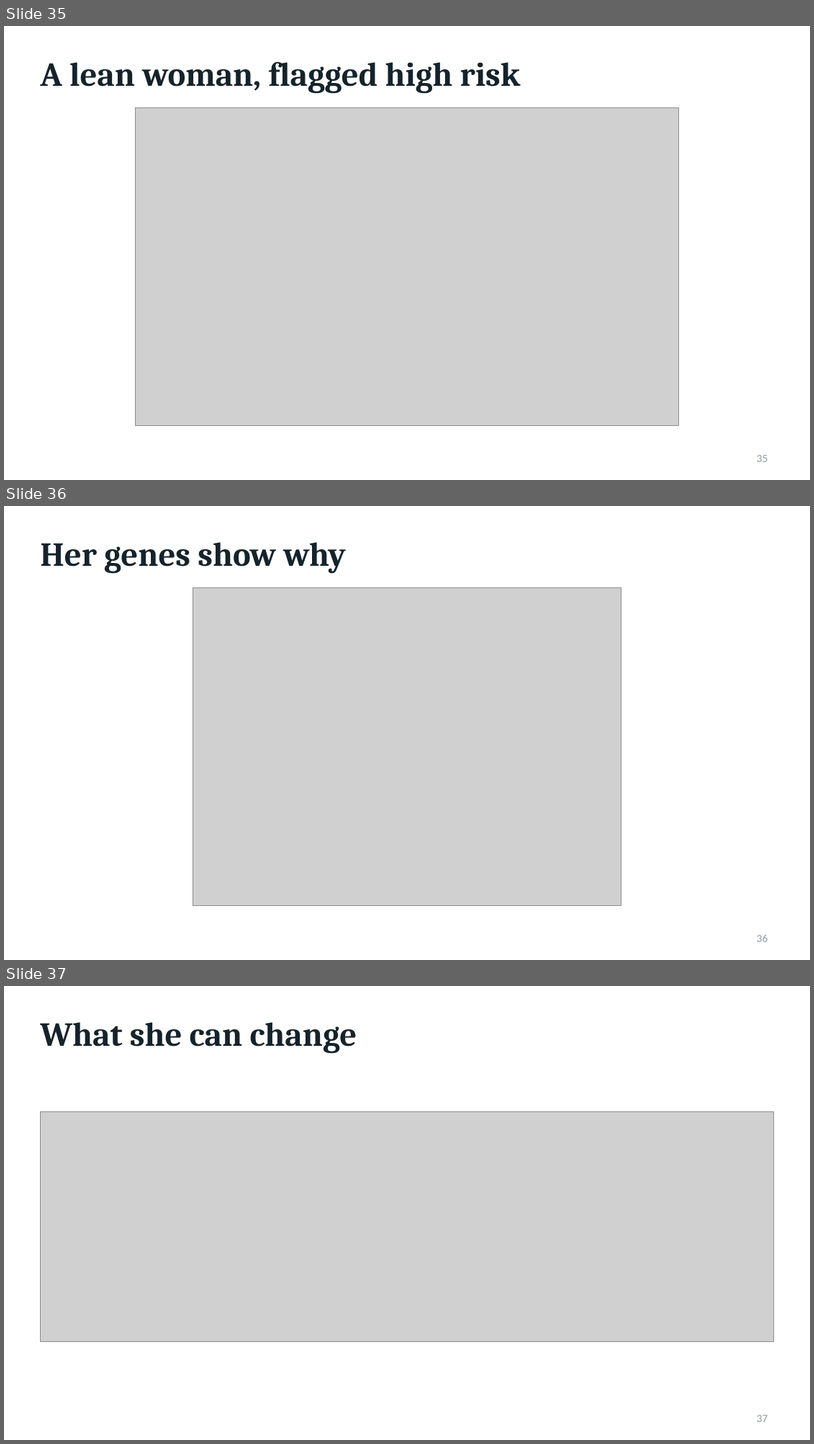
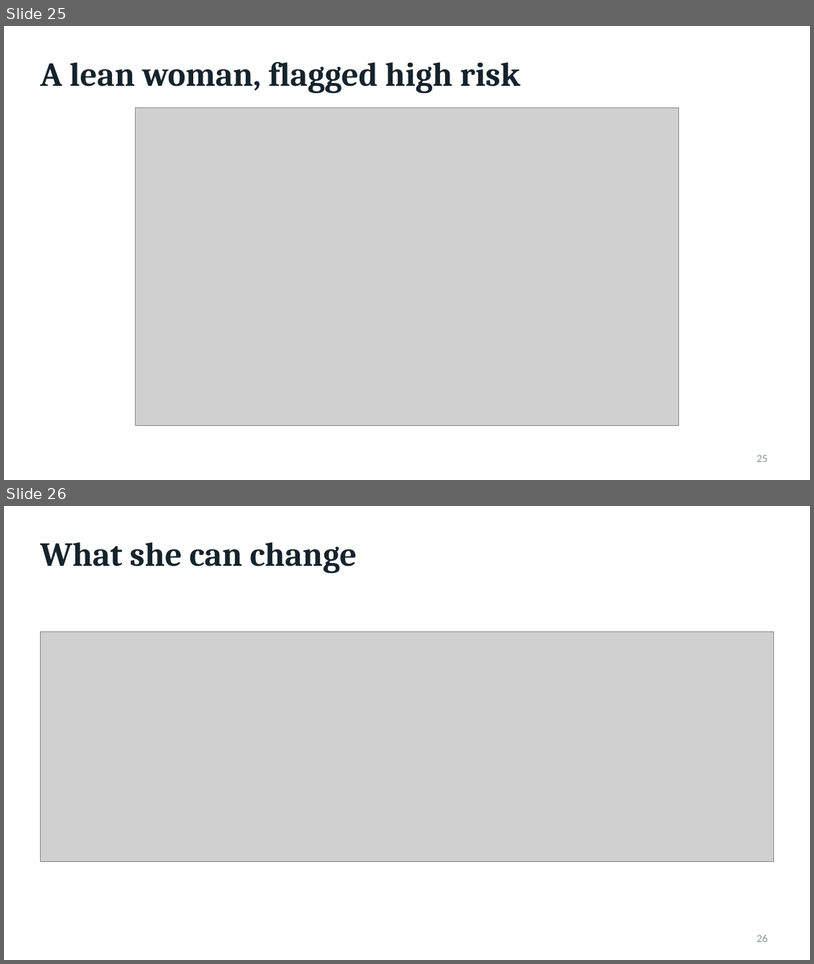
Before and after one commit to coderboic/QGenomix, a slide deck: QGenomix_Final_Panel_Evaluation_Presentation.pptx. Shown one above the other, each under a label of ours: slides 35, 36 and 37 before the commit, slides 25 and 26 after it. The pictures are 814x1444 and 814x964 pixels, drawn with LibreOffice and Linux fonts; fonts in the diff are those of the drawing; grey boxes stand for pictures. Boxes give left, top, right and bottom in pixels: in the first picture for what was removed or moved away, otherwise in the second. Text is boxed around its words. In the diff, an @@ line names an element or a change of style, - is before the commit and + after.

```diff
--- a/QGenomix_Final_Panel_Evaluation_Presentation.pptx
+++ b/QGenomix_Final_Panel_Evaluation_Presentation.pptx
@@ slide 36 removed at (x1=4, y1=506, x2=810, y2=960), background #FFFFFF @@
@@ title removed at (x1=40, y1=542, x2=346, y2=574) @@
-Her genes show why
@@ picture removed at (x1=193, y1=587, x2=622, y2=906) @@
@@ page number removed at (x1=757, y1=934, x2=768, y2=942) @@
-36
@@ what was slide 35 is now slide 25 @@
@@ page number at (x1=757, y1=454, x2=768, y2=462): text changed @@
-35
+25
@@ what was slide 37 is now slide 26 @@
@@ page number at (x1=757, y1=934, x2=768, y2=942): text changed @@
-37
+26
```
Also in this commit, not shown: 7 slides changed, 1 slide added, 12 other slides removed, 8 other files.
